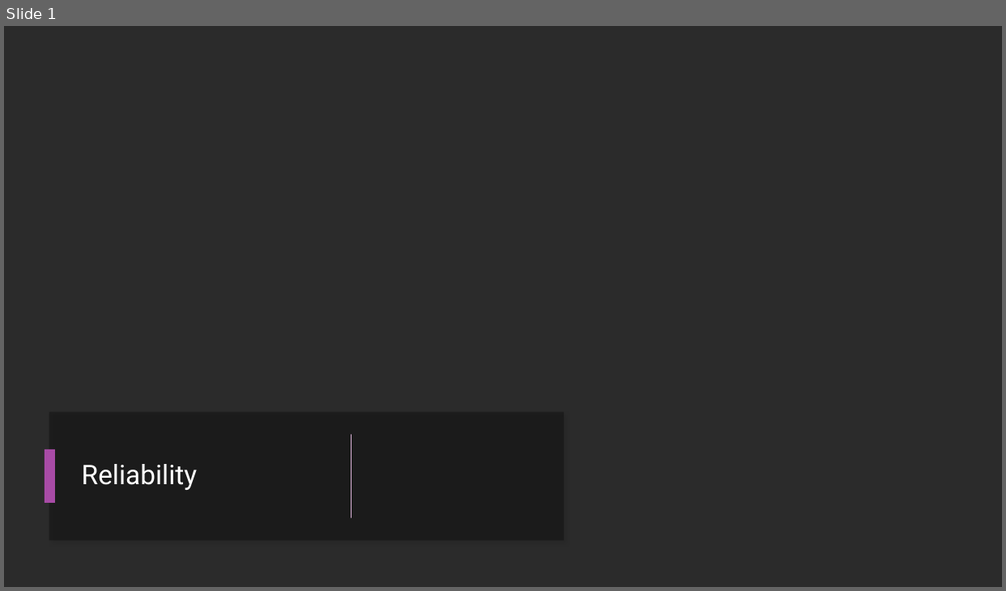
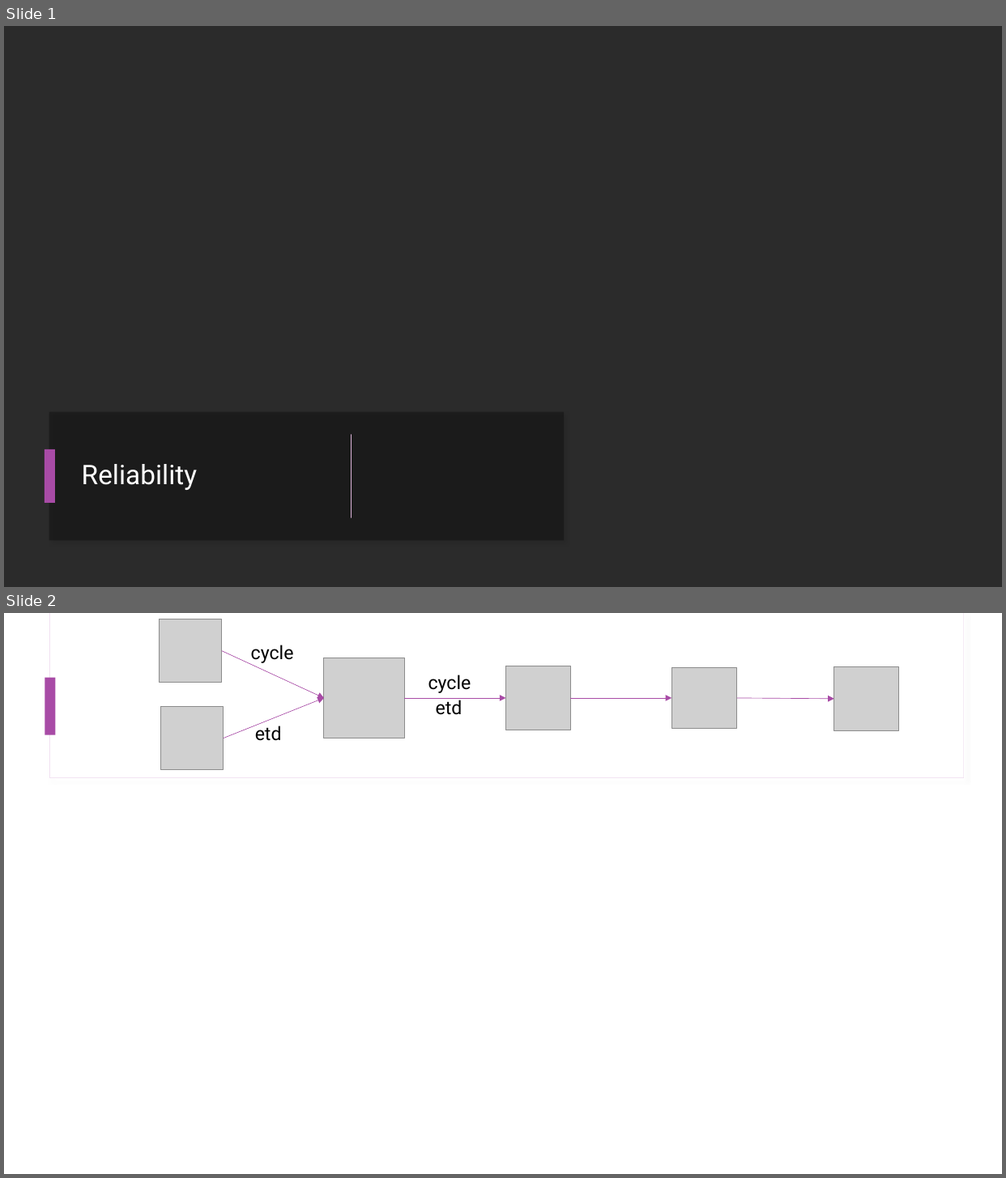
Before and after one commit to jaypaddy/MythicalStreamsASA, a slide deck: Mythical-EH-ASA-EH-AF.pptx. Shown one above the other, each under a label of ours: slide 1 before the commit, slides 1 and 2 after it. The pictures are 1006x591 and 1006x1178 pixels, drawn with LibreOffice and Linux fonts; fonts in the diff are those of the drawing; grey boxes stand for pictures; background and template pictures are left out; a plain dark background stands for a picture behind light text. Boxes give left, top, right and bottom in pixels: in the first picture for what was removed or moved away, otherwise in the second. Text is boxed around its words. In the diff, an @@ line names an element or a change of style, - is before the commit and + after.

```diff
--- a/Mythical-EH-ASA-EH-AF.pptx
+++ b/Mythical-EH-ASA-EH-AF.pptx
@@ slide 2 added at (4,613,1002,1174), background #FFFFFF @@
@@ rectangle added at (49,613,964,778), fill #FFFFFF, outline #F1E1F1 0.75 pt @@
@@ rectangle added at (50,613,964,777), fill #FFFFFF @@
@@ picture added at (159,619,222,683) @@
@@ arrow added from (222, 650) to (324, 698), #A84BA6 0.5 pt @@
@@ text added at (251,645,294,663), 18 pt, text #000000 @@
+cycle
@@ picture added at (324,658,404,738) @@
@@ rectangle added at (45,677,56,735), fill #A84BA6 @@
@@ text added at (428,675,471,693), 18 pt, text #000000 @@
+cycle
@@ picture added at (506,666,571,730) @@
@@ picture added at (671,667,737,728) @@
@@ picture added at (834,666,898,730) @@
@@ picture added at (160,707,224,769) @@
@@ arrow added from (224, 738) to (324, 698), #A84BA6 0.5 pt @@
@@ arrow added from (404, 698) to (506, 698), #A84BA6 0.5 pt @@
@@ text added at (436,698,462,715), 18 pt, text #000000 @@
+etd
@@ arrow added from (571, 698) to (671, 698), #A84BA6 0.5 pt @@
@@ arrow added from (737, 698) to (834, 699), #A84BA6 0.5 pt @@
@@ text added at (255,723,282,741), 18 pt, text #000000 @@
+etd
```
Also in this commit, not shown: 1 slide removed, 9 other files.
